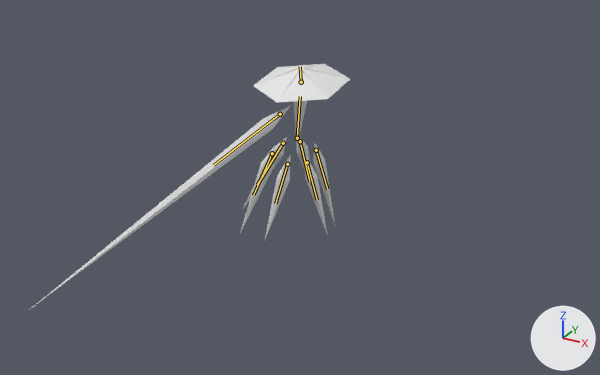
The Blender file Enemies/Clarity.blend: old version first, new version second.
Before and after are seen from a camera (50 mm lens) standing at (55.1, -99.5, 46.5) and looking at (7.8, -13.5, 3.5). Arrows for +X, +Y and +Z are at lower right; the lights stay in place. The picture after the commit comes second. Both versions are drawn at frame 177 of the action 'RaiseRightSlice'; the numbers are the values there. The bones that bend it are drawn over the model as lines.

The first picture shows 'Arm', 'FrontLeft', 'FrontRight', 'Hat', 'MiddleLeft', 'MiddleRight' and 3 more.
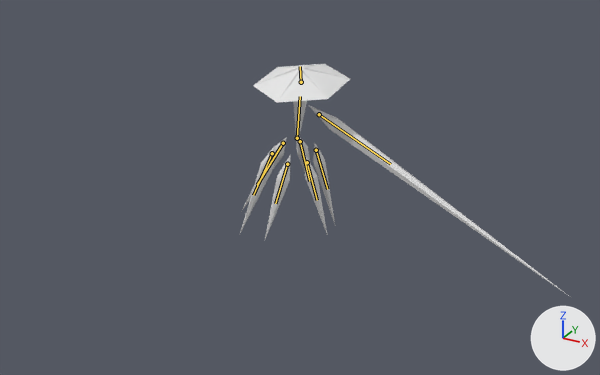
Boxes [x1, y1, x2, y2] around the edits, measured in the pictures (600 x 375 px):
'Arm', posed (7% shorter)
    before: [29, 106, 291, 310]
    after: [309, 106, 569, 296]
bone 'Arm', root to tip
    before: (280, 114) to (213, 165)
    after: (319, 114) to (390, 164)

The edits, one by one:
Bone 'Arm' (bone_arm) moves from (-0.93, -1.77, 3.02) to (-3.63, -5.88, 0.49).
Bone 'Arm' (bone_arm) turns from (76, -33, -58) to (173, 16, -57) degrees about its own x, y and z.
